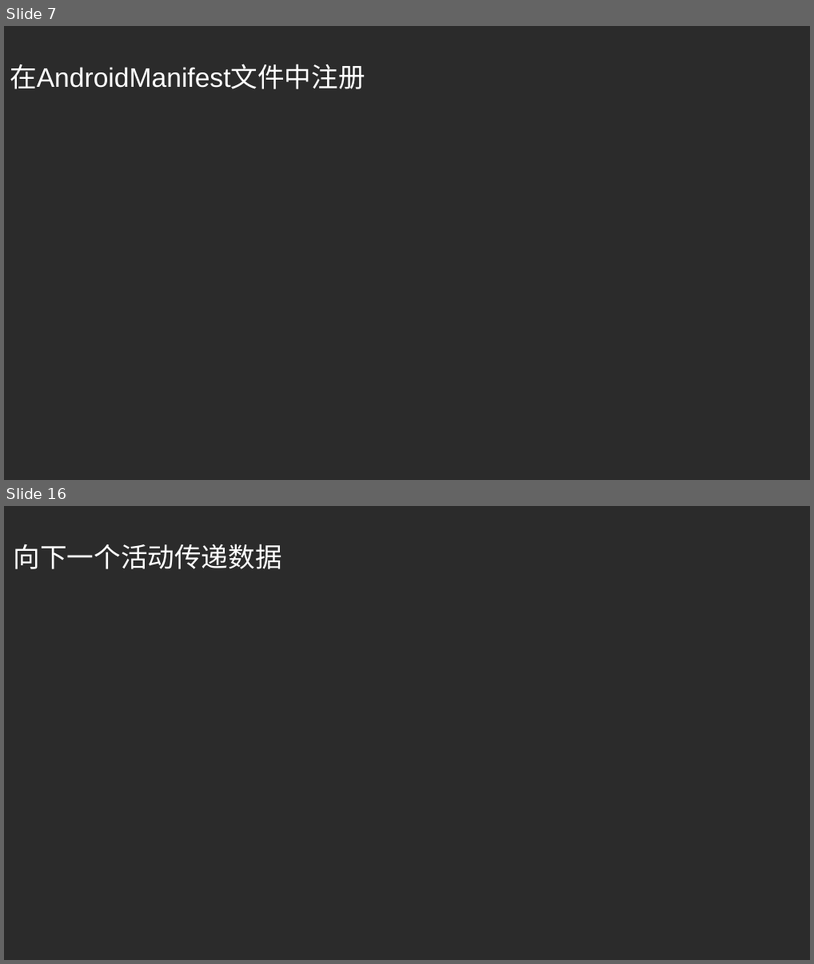
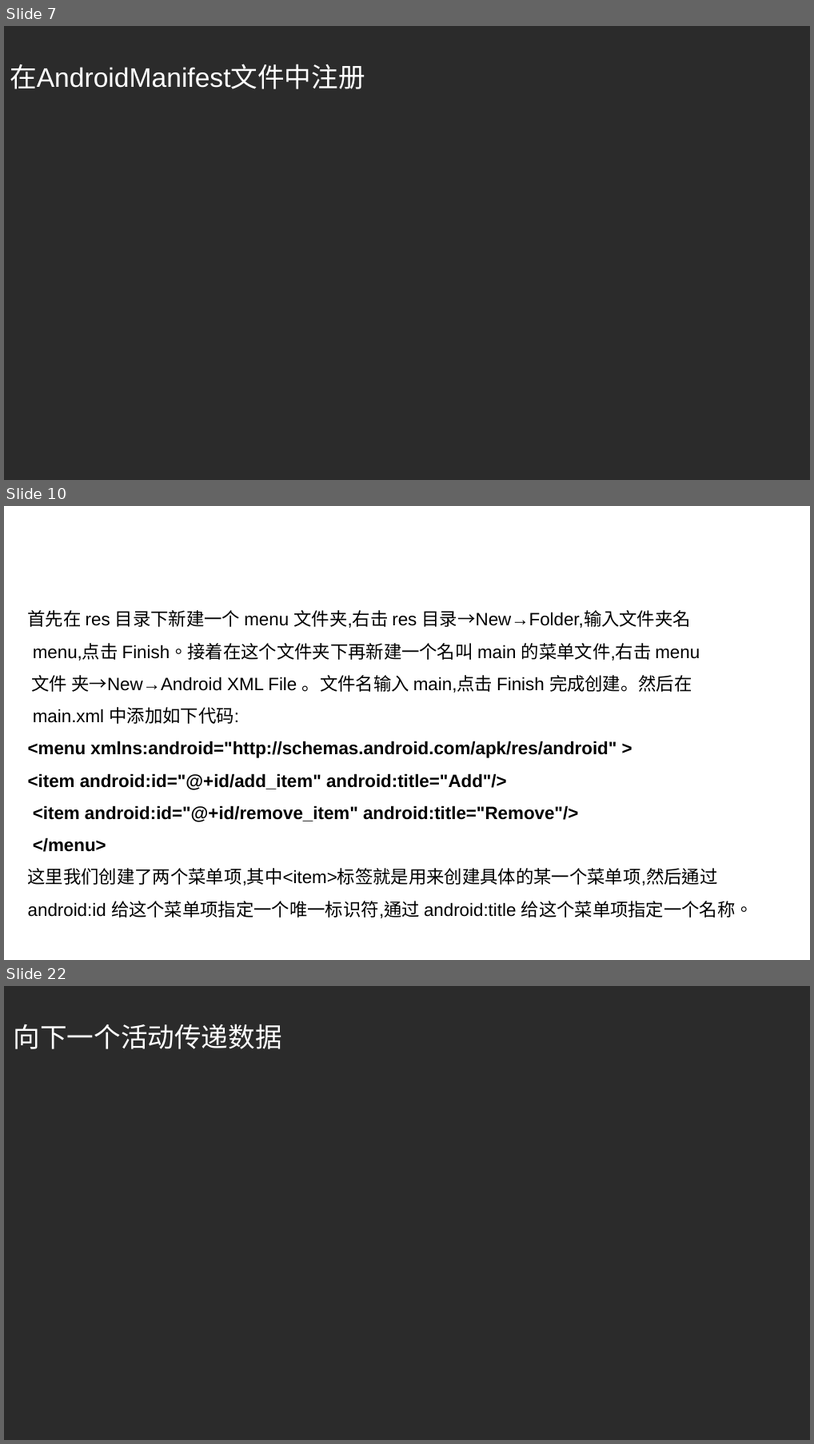
Before and after one commit to guoyang123/androidppt, a slide deck: 第二章探究活动/探究活动Activity.ppt. Shown one above the other, each under a label of ours: slides 7 and 16 before the commit, slides 7, 10 and 22 after it; the slides between them are not shown. The pictures are 814x964 and 814x1444 pixels, drawn with LibreOffice and Linux fonts; fonts in the diff are those of the drawing; background and template pictures are left out; a plain dark background stands for a picture behind light text. Boxes give left, top, right and bottom in pixels: in the first picture for what was removed or moved away, otherwise in the second. Text is boxed around its words. In the diff, an @@ line names an element or a change of style, - is before the commit and + after.

```diff
--- a/第二章探究活动/探究活动Activity.ppt
+++ b/第二章探究活动/探究活动Activity.ppt
@@ slide 10 added at box(4, 506, 810, 960), background picture (left out) @@
@@ text added at box(4, 529, 253, 570), 24 pt, text #FFFFFF @@
+在活动中使用Menu
@@ text added at box(28, 610, 754, 918), 16 pt, text #000000 @@
+首先在 res 目录下新建一个 menu 文件夹,右击 res 目录→New→Folder,输入文件夹名
+menu,点击 Finish。接着在这个文件夹下再新建一个名叫 main 的菜单文件,右击 menu
+文件 夹→New→Android XML File 。文件名输入 main,点击 Finish 完成创建。然后在
+main.xml 中添加如下代码:
+<menu xmlns:android="http://schemas.android.com/apk/res/android" >
+<item android:id="@+id/add_item" android:title="Add"/>
+<item android:id="@+id/remove_item" android:title="Remove"/>
+</menu>
+这里我们创建了两个菜单项,其中<item>标签就是用来创建具体的某一个菜单项,然后通过 android:id 给这个菜单项指定一个唯一标识符,通过 android:title 给这个菜单项指定一个名称。
@@ what was slide 16 is now slide 22 @@
```
Also in this commit, not shown: 10 slides changed, 21 other slides added, 12 slides removed.
